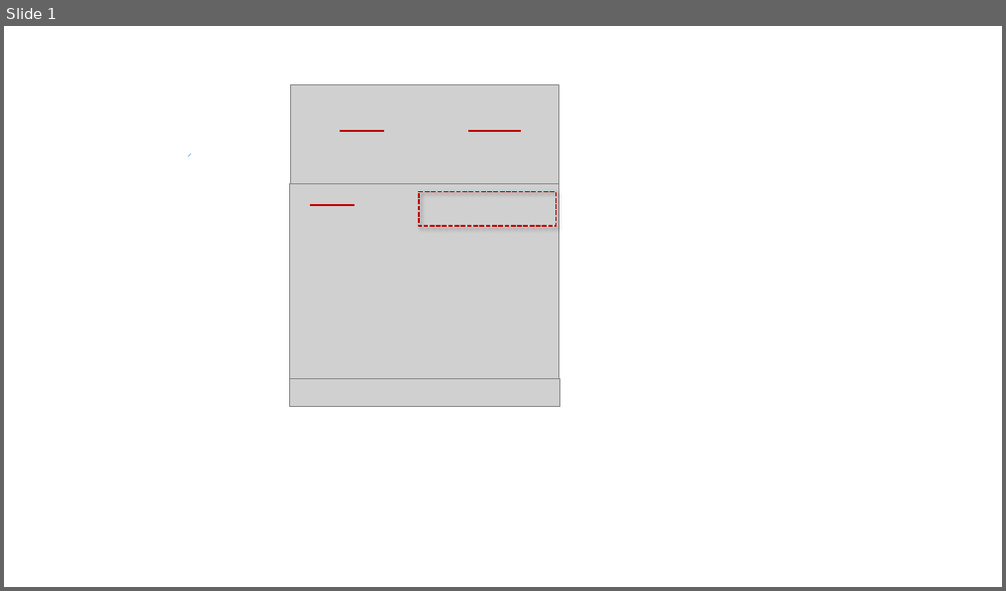
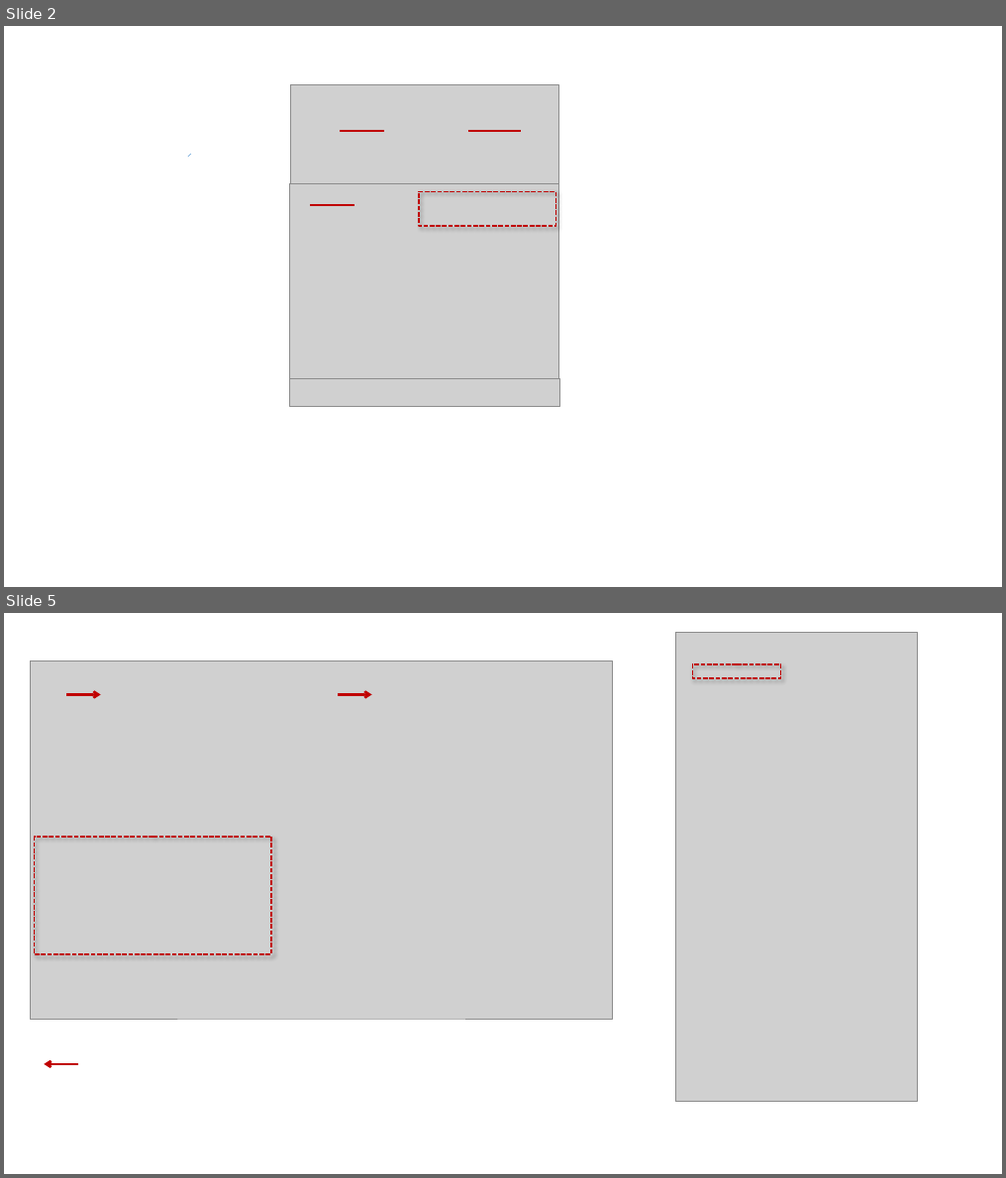
Before and after one commit to iNZightVIT/inzight-www, a slide deck: iNZight/img/user_guides/dataset/Pictures _datasets.pptx. Shown one above the other, each under a label of ours: slide 1 before the commit, slides 2 and 5 after it; the slides between them are not shown. The pictures are 1006x591 and 1006x1178 pixels, drawn with LibreOffice and Linux fonts; fonts in the diff are those of the drawing; grey boxes stand for pictures. Boxes give left, top, right and bottom in pixels: in the first picture for what was removed or moved away, otherwise in the second. Text is boxed around its words. In the diff, an @@ line names an element or a change of style, - is before the commit and + after.

```diff
--- a/iNZight/img/user_guides/dataset/Pictures _datasets.pptx
+++ b/iNZight/img/user_guides/dataset/Pictures _datasets.pptx
@@ slide 5 added at box(4, 613, 1002, 1174), background #FFFFFF @@
@@ picture added at box(675, 633, 918, 1102) @@
@@ picture added at box(31, 661, 613, 1020) @@
@@ rectangle added at box(693, 664, 781, 679), outline #C00000 1.5 pt dashed @@
@@ arrow added from (67, 694) to (101, 694), #C00000 2.25 pt @@
@@ arrow added from (338, 694) to (372, 694), #C00000 2.25 pt @@
@@ rectangle added at box(34, 837, 271, 955), outline #C00000 1.5 pt dashed @@
@@ arrow added from (78, 1064) to (44, 1064), #C00000 2.25 pt @@
@@ what was slide 1 is now slide 2 @@
```
Also in this commit, not shown: 1 slide changed, 4 other slides added, 2 slides removed, 14 other files.
